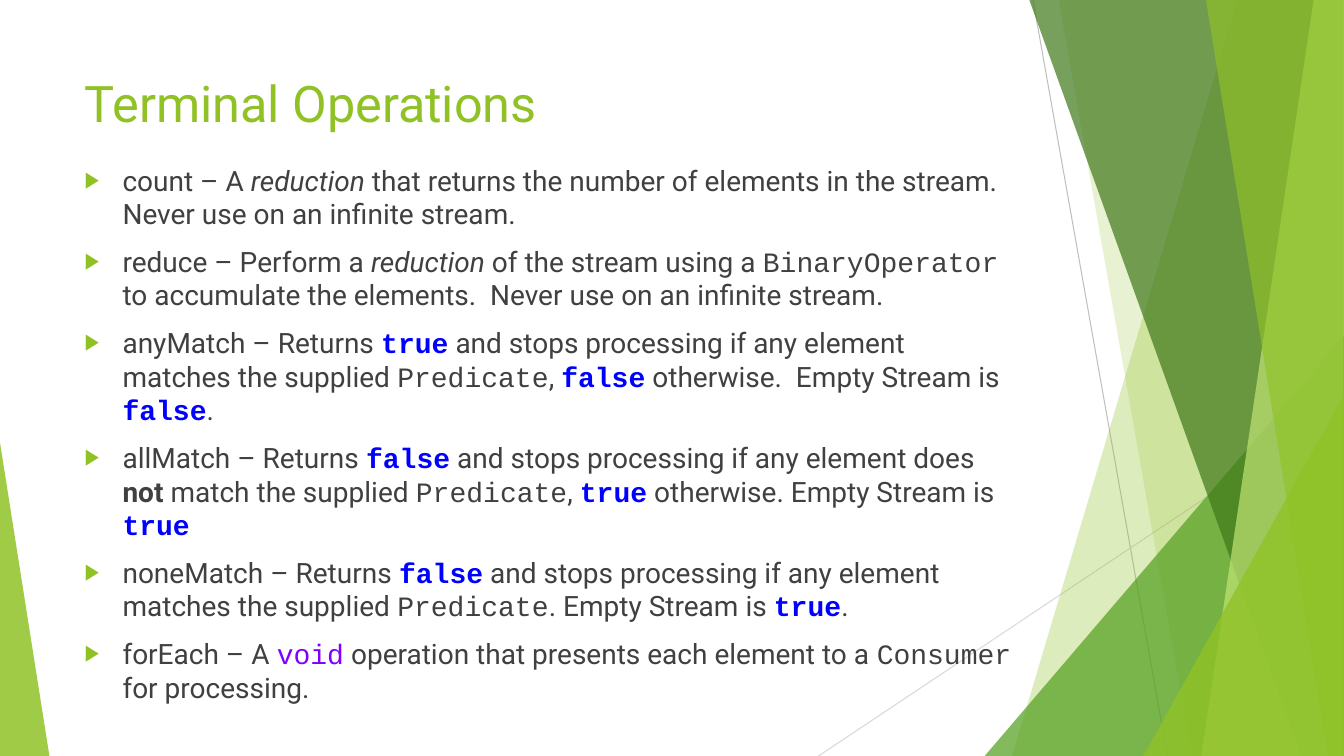
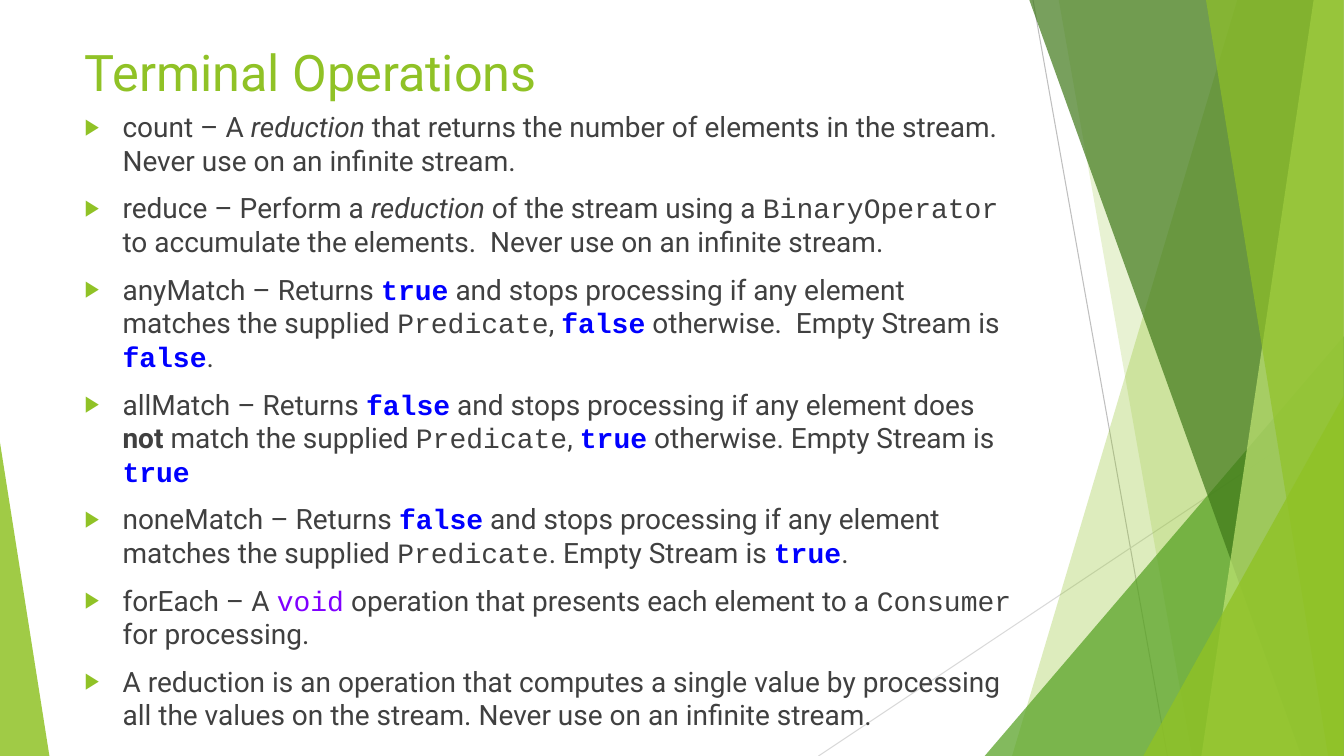
Before and after one commit to RichardRoda/2017-CodePaLOUsa-Lambda, a slide deck: slide 34 of Learning to Love the Lambda in the Stream.pptx. Drawn at 1344x756 pixels with LibreOffice and Linux fonts; fonts in the diff are those of the drawing. Boxes give left, top, right and bottom in pixels: in the first picture for what was removed or moved away, otherwise in the second. Text is boxed around its words. In the diff, an @@ line names an element or a change of style, - is before the commit and + after.

Commit message:
Add definition of reduction to the first slide the word is mentioned.

```diff
--- a/Learning to Love the Lambda in the Stream.pptx
+++ b/Learning to Love the Lambda in the Stream.pptx
@@ title "Terminal Operations": place and size @@
-title "Terminal Operations" at [85,84,536,133]
+title "Terminal Operations" at [85,53,536,102]
@@ text "count – A reduction that ...": place and size @@
-text "count – A reduction that ..." at [123,169,1012,670]
+text "count – A reduction that ..." at [123,115,1012,726]
@@ text at [123,671,1000,726]: paragraph added @@
+▶ A reduction is an operation that computes a single value by processing all the values on the stream. Never use on an infinite stream.
```
Also in this commit, not shown: 1 other file.
